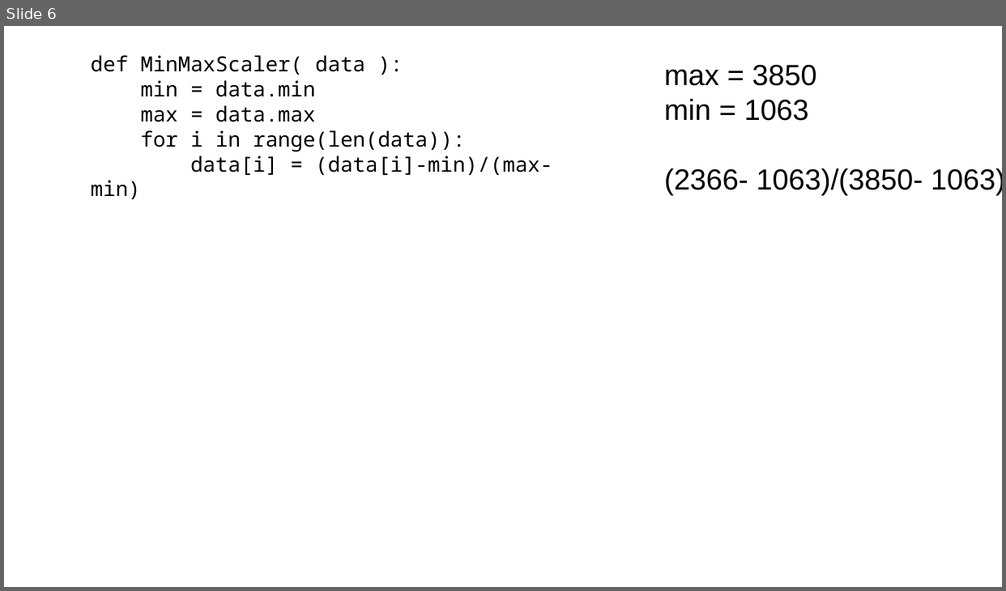
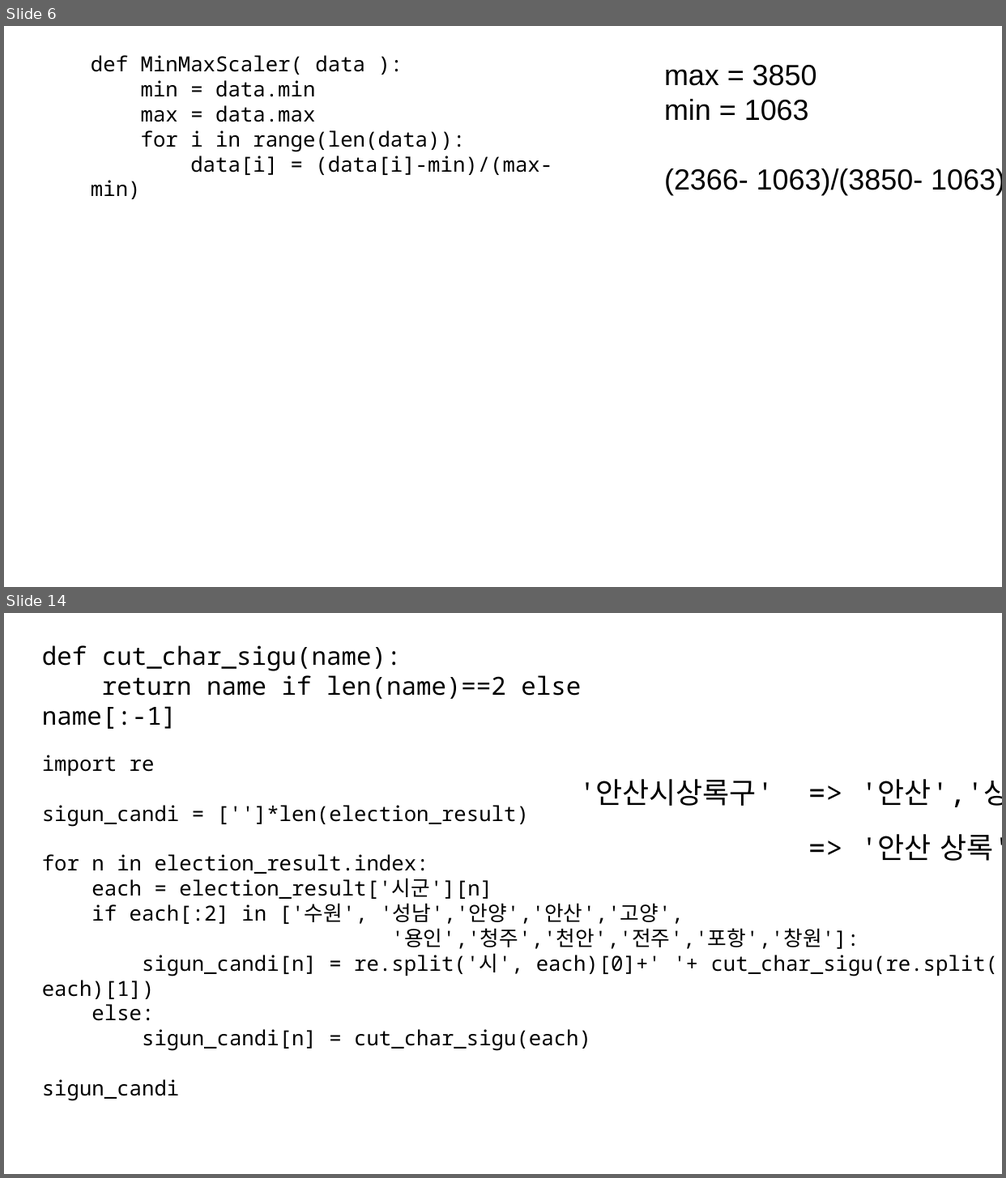
Before and after one commit to kjungmo/SBA2020_dataScience, a slide deck: 데이터분석.pptx. Shown one above the other, each under a label of ours: slide 6 before the commit, slides 6 and 14 after it; the slides between them are not shown. The pictures are 1006x591 and 1006x1178 pixels, drawn with LibreOffice and Linux fonts; fonts in the diff are those of the drawing. Boxes give left, top, right and bottom in pixels: in the first picture for what was removed or moved away, otherwise in the second. Text is boxed around its words. In the diff, an @@ line names an element or a change of style, - is before the commit and + after.

```diff
--- a/데이터분석.pptx
+++ b/데이터분석.pptx
@@ slide 14 added at <box>4,613,1002,1174</box>, background #FFFFFF @@
@@ text added at <box>42,645,581,729</box>, 24 pt, text #000000 @@
+def cut_char_sigu(name):
+return name if len(name)==2 else name[:-1]
@@ text added at <box>42,755,1002,1051</box>, 20 pt, text #000000 @@
+import re
+sigun_candi = ['']*len(election_result)
+for n in election_result.index:
+each = election_result['시군'][n]
+if each[:2] in ['수원', '성남','안양','안산','고양',
+'용인','청주','천안','전주','포항','창원']:
+sigun_candi[n] = re.split('시', each)[0]+' '+ cut_char_sigu(re.split('시', each)[1])
+else:
+sigun_candi[n] = cut_char_sigu(each)
+sigun_candi
@@ text added at <box>578,779,774,806</box>, 28 pt, text #000000 @@
+'안산시상록구'
@@ text added at <box>860,779,1002,807</box>, 28 pt, text #000000 @@
+=> '안산','상록구'
@@ text added at <box>860,834,1002,861</box>, 28 pt, text #000000 @@
+=> '안산 상록'
```
Also in this commit, not shown: 54 other slides added.
